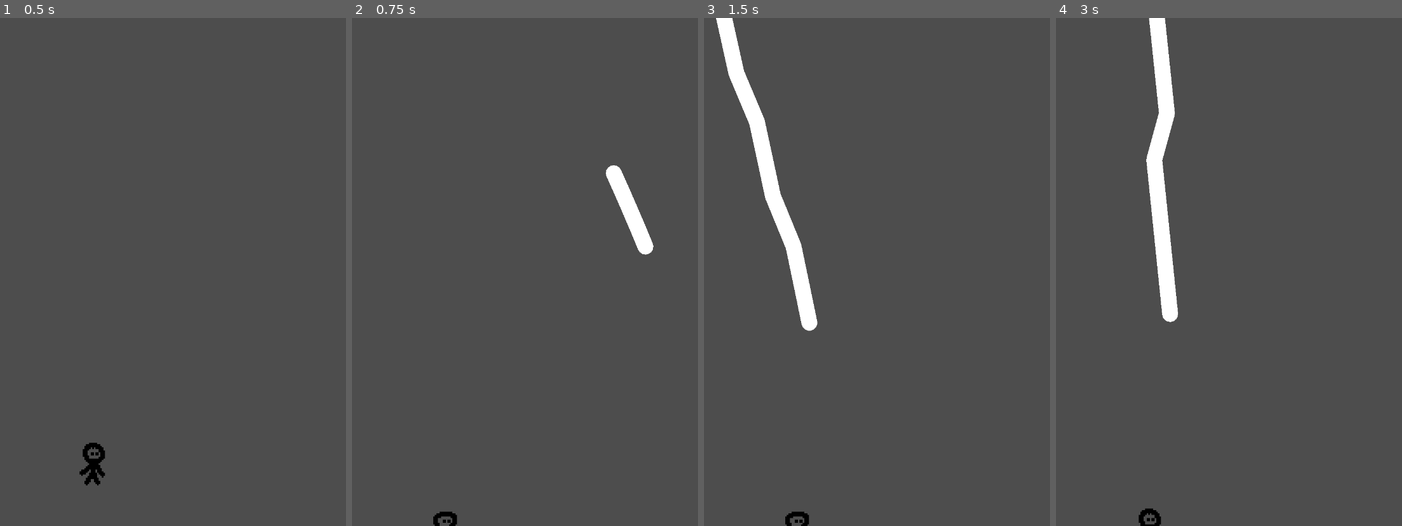
Above: before the commit, frames 1-4 (left to right).
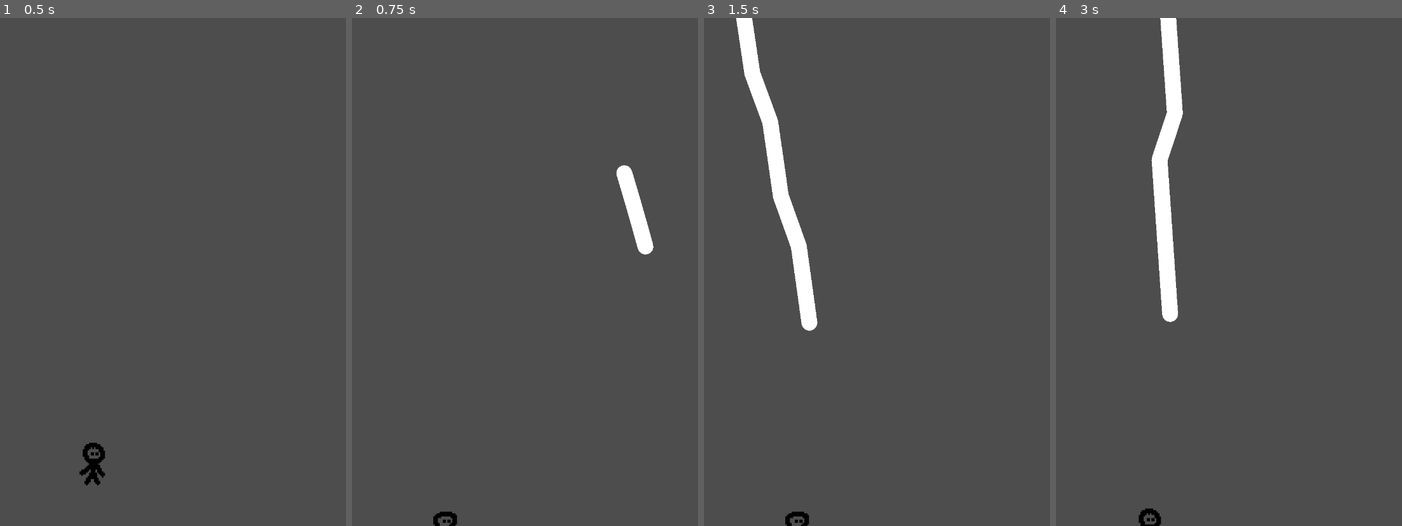
Above: after the commit, the same moments.

Repository: tanmayrajk/kinda-like-linerider-ig
Game: Godot game, scene res://scenes/main.tscn
The game is run twice, just before and just after one commit, with the same random seed, the same clock (stepped at 60 frames per second) and the same inputs.
Inputs (mouse positions are in pixels of both pictures, inside the frame that each line leads up to):
- Up to frame 1 (0.5 s): no input
- Up to frame 2 (0.75 s): tap Enter at 0.5 s; move the mouse to (646, 246) at 0.52 s; hold D (move_right) from 0.53 s (still down); tap Alt at 0.6 s; click (646, 246) at 0.67 s
- Up to frame 3 (1.5 s): tap Space (jump) at 0.77, 1.25 s; release D (move_right) at 1.25 s; drag from (783, 297) to (859, 373) at 1.27 s
- Up to frame 4 (3 s): move the mouse to (1287, 160) at 2.02 s; hold A (move_left) 2.03-2.75 s; tap Alt at 2.1 s; drag from (1211, 373) to (1083, 195) at 2.77 s

Frame 1 is identical in both runs. In frame 2, 0.6% of the frame differs, in the area x 73-88%, y 29-47%; in frame 3, 3.4%, in the area x 3-33%, y 0-62%; in frame 4, 1.9%.

Commit message:
HOLY SHIT THE TERRAIN WORKS THIS IS AWESOME

Diff:
--- a/scenes/main.tscn
+++ b/scenes/main.tscn
@@ -1,7 +1,6 @@
 [gd_scene format=3 uid="uid://uey54unyj4jv"]
 
 [ext_resource type="PackedScene" uid="uid://dch1v4m2u2sd6" path="res://scenes/player.tscn" id="2_0wfyh"]
-[ext_resource type="Script" uid="uid://da1xie7oek4ts" path="res://scripts/moving_world.gd" id="2_sfrgt"]
 [ext_resource type="Script" uid="uid://d2gllhgjhfrom" path="res://scripts/wall_spawner.gd" id="4_sfrgt"]
 
 [sub_resource type="GDScript" id="GDScript_jyhfs"]
@@ -9,6 +8,8 @@
 
 var drawing := false
 var current_line: Line2D
+
+@export var speed := 67
 
 func _unhandled_input(event: InputEvent) -> void:
 	if event is InputEventMouseButton:
@@ -32,6 +33,8 @@
 				current_line.add_point(point)
 
 func _process(delta: float) -> void:
+	position.x -= speed * delta
+
 	if not drawing:
 		return
 
@@ -60,14 +63,6 @@
 
 [node name="main" type="Node2D" unique_id=1209180813]
 
-[node name="moving_world" type="Node2D" parent="." unique_id=1843435256]
-position = Vector2(798, 160)
-script = ExtResource("2_sfrgt")
-
-[node name="the_strokes" type="Node2D" parent="moving_world" unique_id=1621566685]
-script = SubResource("GDScript_jyhfs")
-metadata/_edit_lock_ = true
-
 [node name="player" parent="." unique_id=534280259 instance=ExtResource("2_0wfyh")]
 position = Vector2(78, 160)
 
@@ -82,6 +77,19 @@
 editor_draw_drag_margin = true
 metadata/_edit_lock_ = true
 
-[node name="wall_spawner" type="Node2D" parent="." unique_id=658743347 node_paths=PackedStringArray("playerNode")]
+[node name="the_strokes" type="Node2D" parent="." unique_id=1621566685]
+script = SubResource("GDScript_jyhfs")
+speed = 200
+metadata/_edit_lock_ = true
+
+[node name="wall_spawner" type="Node2D" parent="." unique_id=1504339613]
+position = Vector2(670, 160)
 script = ExtResource("4_sfrgt")
-playerNode = NodePath("../player")
+
+[node name="anchors" type="Node2D" parent="wall_spawner" unique_id=55956153]
+
+[node name="top_wall" type="Node2D" parent="wall_spawner/anchors" unique_id=191711133]
+position = Vector2(0, -80)
+
+[node name="tom_wall" type="Node2D" parent="wall_spawner/anchors" unique_id=717561793]
+position = Vector2(0, 80)
--- a/scripts/moving_world.gd
+++ b/scripts/moving_world.gd
@@ -1,11 +1,15 @@
 extends Node2D
 
 var speed := 300.0
+
+@export var playerNode: CharacterBody2D
 
 # Called when the node enters the scene tree for the first time.
 func _ready() -> void:
 	pass # Replace with function body.
 
+func _process(delta: float) -> void:
+	print(position.distance_to(playerNode.position))
 
 # Called every frame. 'delta' is the elapsed time since the previous frame.
 func _physics_process(delta: float) -> void:
--- a/scripts/wall_spawner.gd
+++ b/scripts/wall_spawner.gd
@@ -1,37 +1,83 @@
 extends Node2D
 
-var top_wall_line: Line2D
-var bottom_wall_line: Line2D
+@onready var top_wall_anchor: Node2D = $anchors/top_wall
+@onready var tom_wall_anchor: Node2D = $anchors/tom_wall
 
-@onready var moving_world: Node2D = $"../moving_world"
-@export var playerNode: CharacterBody2D
+var terrain_x := 0.0
 
+const WALL_WIDTH = 640.0
+const POINT_SPACING = 5.0
+const WALL_OVERLAP = 2.0
+
+const WALL_HEIGHT = 77.0
+
+var tom_noise := FastNoiseLite.new()
+var top_noise := FastNoiseLite.new()
+
+var tom_walls: Array[Node2D] = []
+var top_walls: Array[Node2D] = []
+
+func generate_wall():
+	var tom_points := PackedVector2Array()
+	var top_points := PackedVector2Array()
+
+	for local_x in range(0, WALL_WIDTH + POINT_SPACING, POINT_SPACING):
+		var tom_y := tom_noise.get_noise_1d(terrain_x + local_x) * WALL_HEIGHT
+		tom_points.append(Vector2(local_x, tom_y))
+		var top_y := top_noise.get_noise_1d(terrain_x + local_x) * WALL_HEIGHT
+		top_points.append(Vector2(local_x, top_y))
+
+	var tom_overlap_y := tom_noise.get_noise_1d(terrain_x + WALL_WIDTH + 2.0) * WALL_HEIGHT
+	tom_points.append(Vector2(WALL_WIDTH + 2.0, tom_overlap_y))
+	var top_overlap_y := top_noise.get_noise_1d(terrain_x + WALL_WIDTH + 2.0) * WALL_HEIGHT
+	top_points.append(Vector2(WALL_WIDTH + 2.0, top_overlap_y))
+
+	tom_points.append(Vector2(WALL_WIDTH + 2.0, 500))
+	tom_points.append(Vector2(0, 500))
+	top_points.append(Vector2(WALL_WIDTH + 2.0, -500))
+	top_points.append(Vector2(0, -500))
+
+	var tom_poly = Polygon2D.new()
+	tom_poly.polygon = tom_points
+	var tom_wall = Node2D.new()
+	tom_wall.add_child(tom_poly)
+	add_child(tom_wall)
+	var top_poly = Polygon2D.new()
+	top_poly.polygon = top_points
+	var top_wall = Node2D.new()
+	top_wall.add_child(top_poly)
+	add_child(top_wall)
+
+	top_wall.global_position = top_wall_anchor.global_position
+	tom_wall.global_position = tom_wall_anchor.global_position
+
+	terrain_x += WALL_WIDTH
+
+	top_walls.append(top_wall)
+	tom_walls.append(tom_wall)
+
+	return [top_wall, tom_wall]
+
+# Called when the node enters the scene tree for the first time.
 func _ready() -> void:
-	top_wall_line = Line2D.new()
-	bottom_wall_line = Line2D.new()
+	tom_noise.frequency = 0.002
+	tom_noise.seed = randi()
 
-	top_wall_line.width = 10.0
-	top_wall_line.begin_cap_mode = Line2D.LINE_CAP_ROUND
-	top_wall_line.end_cap_mode = Line2D.LINE_CAP_ROUND
-	top_wall_line.joint_mode = Line2D.LINE_JOINT_ROUND
+	top_noise.frequency = 0.002
+	top_noise.seed = randi()
 
-	bottom_wall_line.width = 10.0
-	bottom_wall_line.begin_cap_mode = Line2D.LINE_CAP_ROUND
-	bottom_wall_line.end_cap_mode = Line2D.LINE_CAP_ROUND
-	bottom_wall_line.joint_mode = Line2D.LINE_JOINT_ROUND
+	generate_wall()
 
-	moving_world.add_child(bottom_wall_line)
-	moving_world.add_child(top_wall_line)
+# Called every frame. 'delta' is the elapsed time since the previous frame.
+func _process(delta: float) -> void:
+	for wall in top_walls:
+		wall.position.x -= 200 * delta
 
-var x := 0.0
+	for wall in tom_walls:
+		wall.position.x -= 200 * delta
 
-func _process(delta: float) -> void:
-	x += 2.0
-	var rand_y = randf_range(-167, -100)
-	var pos = top_wall_line.to_local(playerNode.global_position)
-	top_wall_line.add_point(Vector2(x, rand_y))
+	var last_top_wall: Node2D = top_walls[-1]
+	var last_tom_wall: Node2D = tom_walls[-1]
 
-	#print(playerNode.position.x)
-
-	#bottom_wall_line.add_point(Vector2(0, 500))
-	#bottom_wall_line.add_point(Vector2(500, 500))
+	if last_tom_wall.global_position.x + WALL_WIDTH <= tom_wall_anchor.global_position.x or last_top_wall.global_position.x + WALL_WIDTH <= top_wall_anchor.global_position.x:
+		generate_wall()
